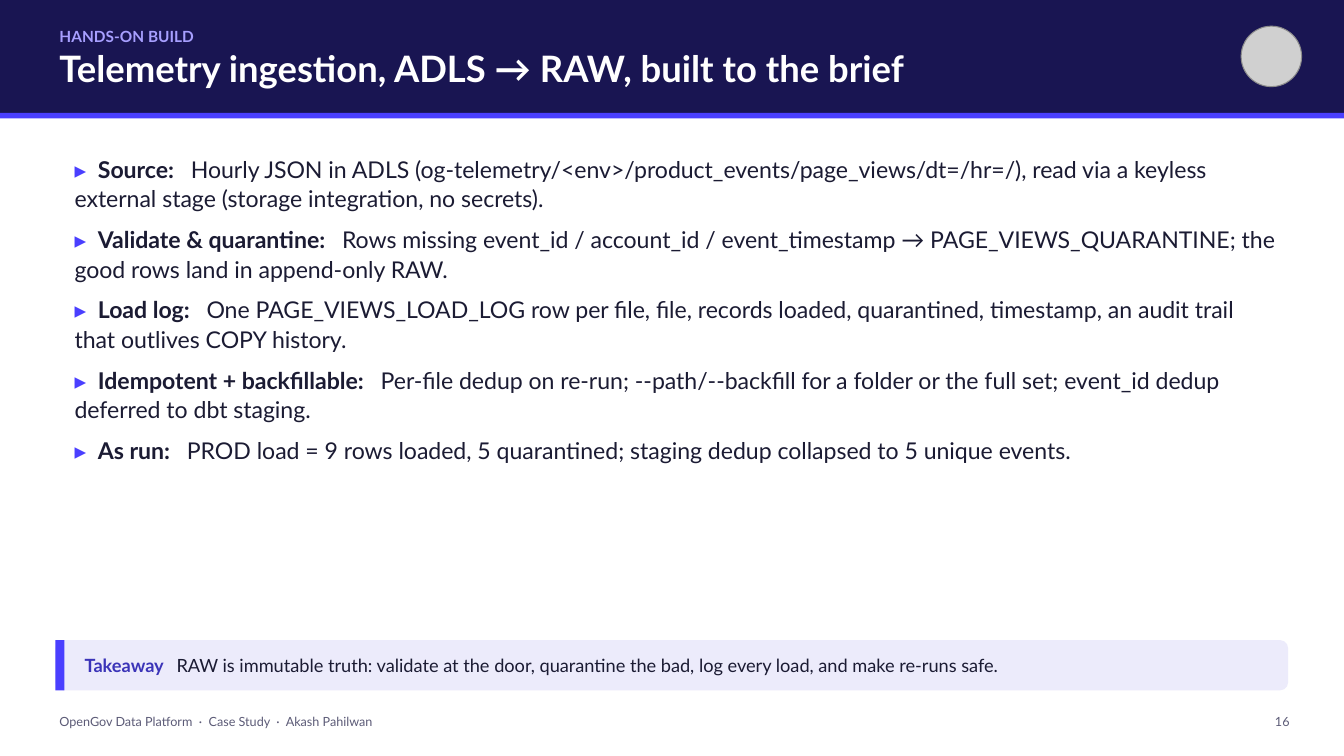
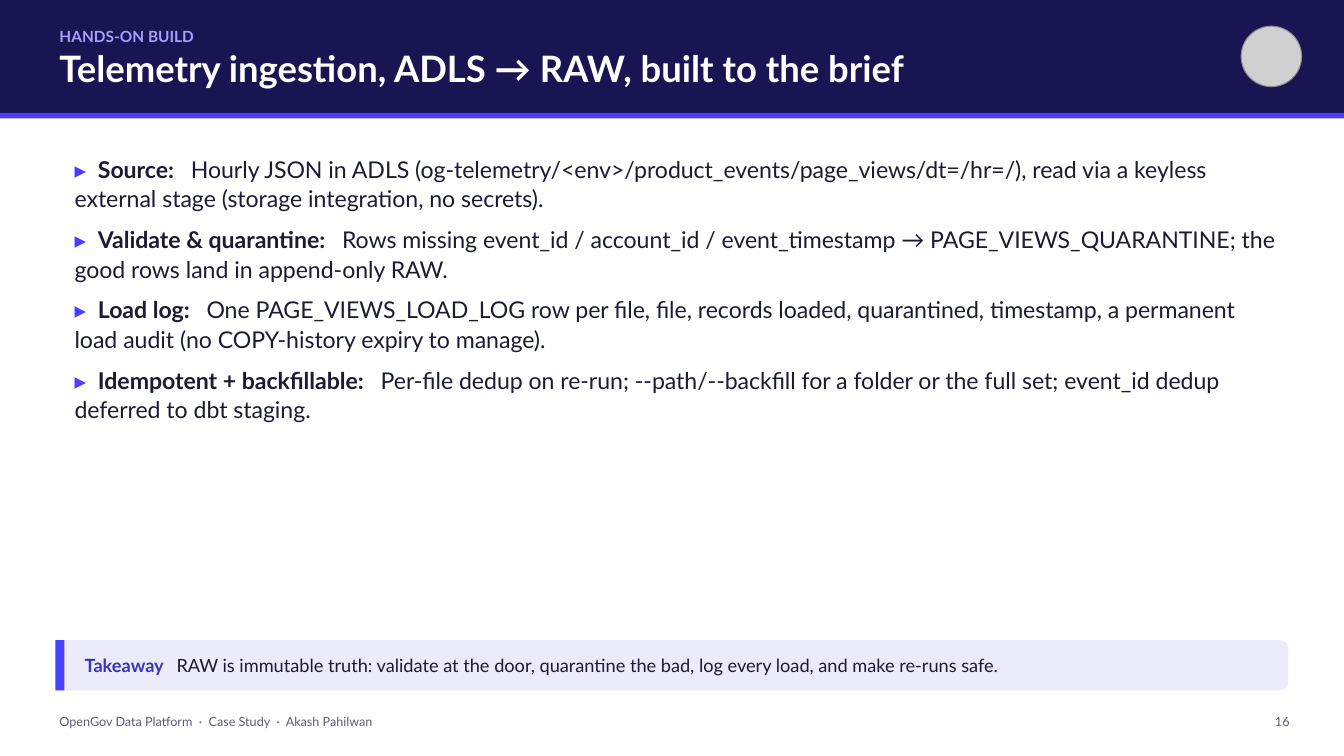
Before and after one commit to akashpahilwan/OpenGovPOC, a slide deck: slide 17 of presentation/OpenGov_Data_Platform_CaseStudy.pptx. Drawn at 1344x756 pixels with LibreOffice and Linux fonts; fonts in the diff are those of the drawing; grey boxes stand for pictures. Boxes give left, top, right and bottom in pixels: in the first picture for what was removed or moved away, otherwise in the second. Text is boxed around its words. In the diff, an @@ line names an element or a change of style, - is before the commit and + after.

```diff
--- a/presentation/OpenGov_Data_Platform_CaseStudy.pptx
+++ b/presentation/OpenGov_Data_Platform_CaseStudy.pptx
@@ text at [75, 301, 1235, 353]: text changed @@
-▸ Load log: One PAGE_VIEWS_LOAD_LOG row per file, file, records loaded, quarantined, timestamp, an audit trail that outlives COPY history.
+▸ Load log: One PAGE_VIEWS_LOAD_LOG row per file, file, records loaded, quarantined, timestamp, a permanent load audit (no COPY-history expiry to manage).
@@ text at [98, 442, 1071, 464]: paragraph removed @@
-▸ As run: PROD load = 9 rows loaded, 5 quarantined; staging dedup collapsed to 5 unique events.
```
Also in this commit, not shown: 5 other slides changed, 2 other files.
